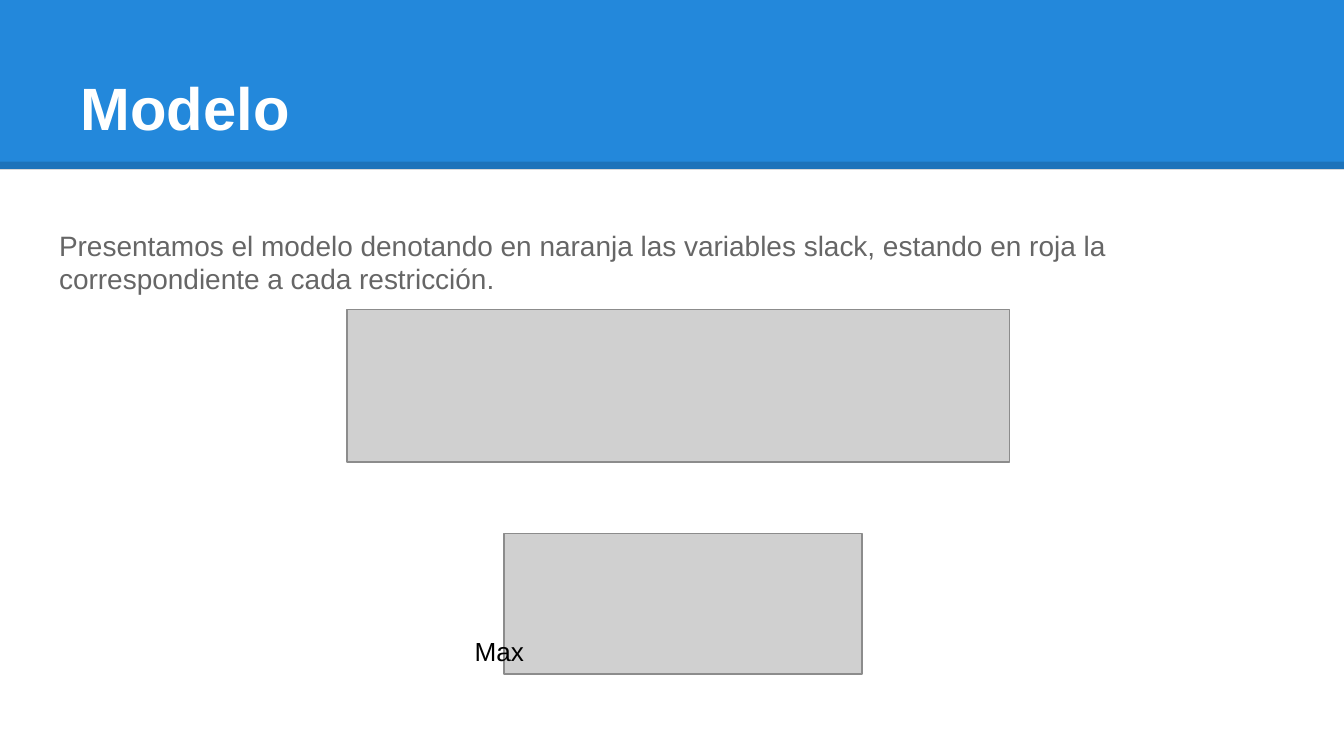
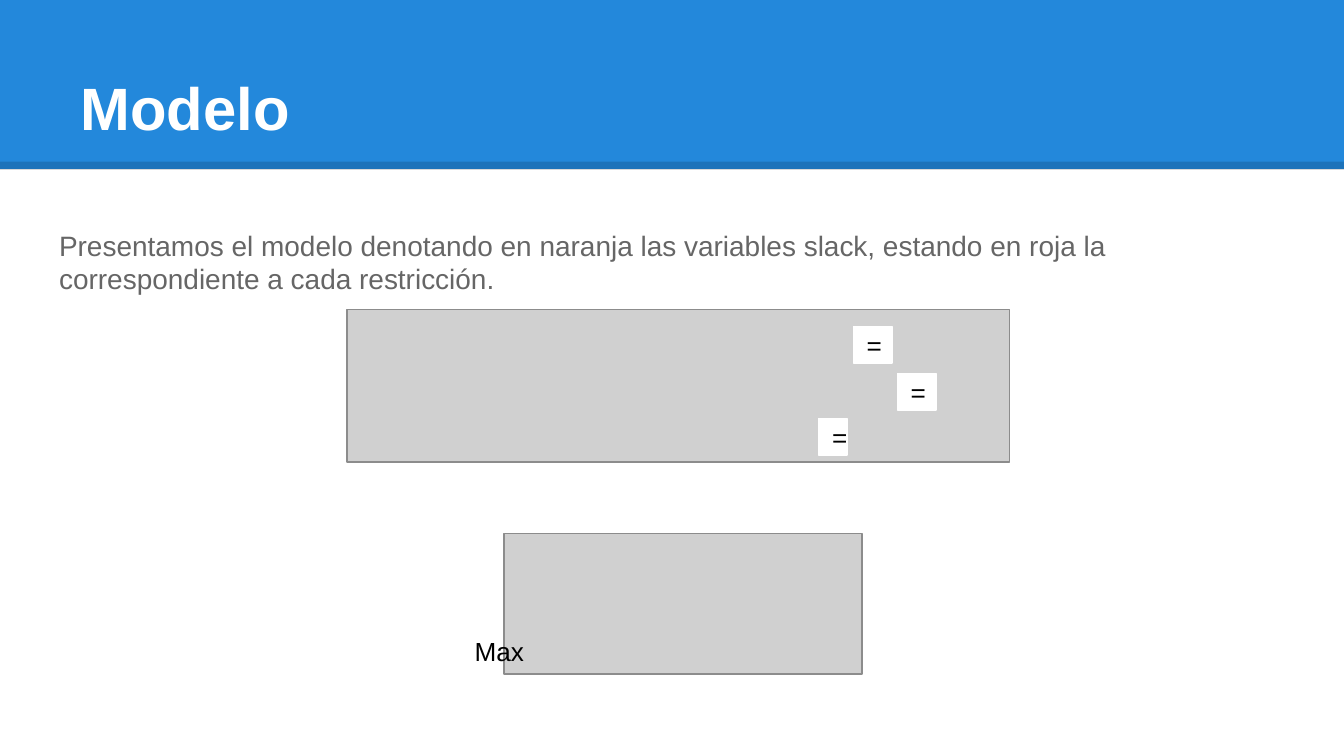
Before and after one commit to investigacion-operativa/pyOperativ, a slide deck: slide 4 of 07_programacion_matematica/ejercicios/io2021_clase17_ejercicio9_simplex_resuelto.pptx. Drawn at 1344x756 pixels with LibreOffice and Linux fonts; fonts in the diff are those of the drawing; grey boxes stand for pictures. Boxes give left, top, right and bottom in pixels: in the first picture for what was removed or moved away, otherwise in the second. Text is boxed around its words. In the diff, an @@ line names an element or a change of style, - is before the commit and + after.

```diff
--- a/07_programacion_matematica/ejercicios/io2021_clase17_ejercicio9_simplex_resuelto.pptx
+++ b/07_programacion_matematica/ejercicios/io2021_clase17_ejercicio9_simplex_resuelto.pptx
@@ rectangle added at (853,327,892,363), fill #FFFFFF, outline #FFFFFF 0.75 pt, 14 pt, text #000000 @@
+=
@@ rectangle added at (898,374,937,410), fill #FFFFFF, outline #FFFFFF 0.75 pt, 14 pt, text #000000 @@
+=
@@ rectangle added at (818,418,847,454), fill #FFFFFF, outline #FFFFFF 0.75 pt, 14 pt, text #000000 @@
+=
```
Also in this commit, not shown: 3 other slides changed, 1 other file.
